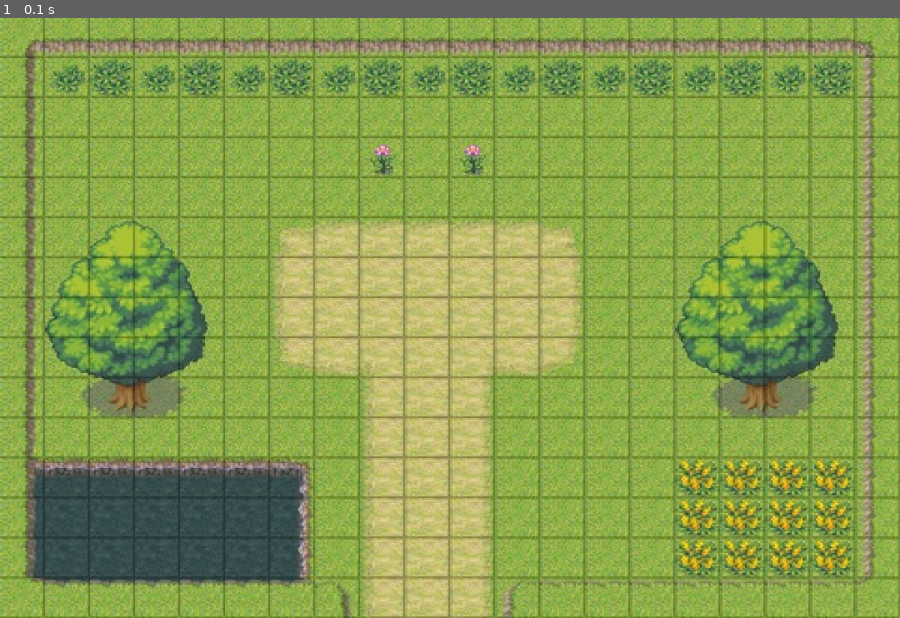
Above: before the commit, frame 1.
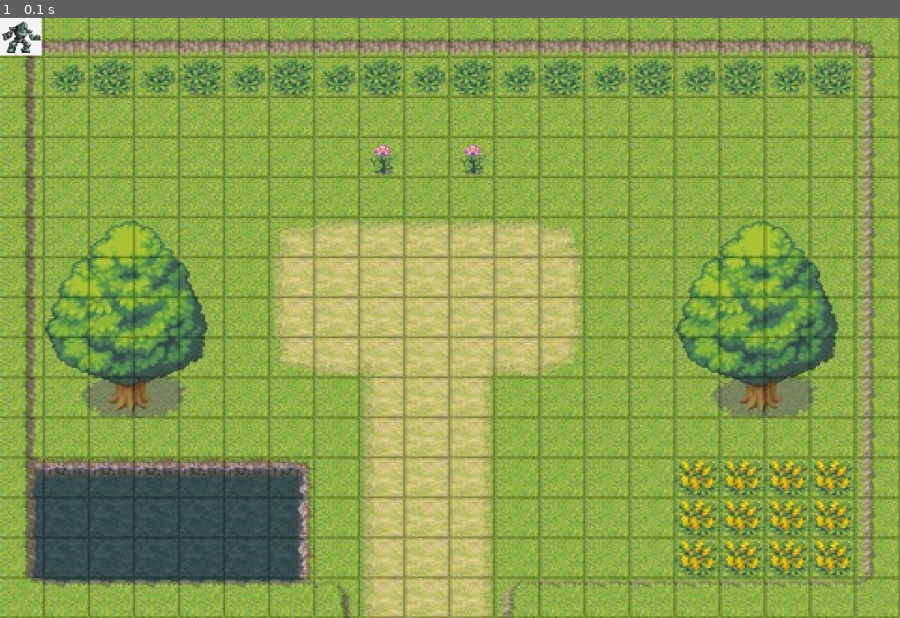
Above: after the commit, the same moment.

Repository: theofow/projet_hackaton
Game: pygame game, started from test_pygame.py
The game is run twice, just before and just after one commit, with the same random seed, the same clock (stepped at 60 frames per second) and the same inputs.
Inputs:
- Up to frame 1 (0.1 s): no input

The runs differ from the first frame. In frame 1, 0.3% of the frame differs, in the area x 0-5%, y 0-7%.

Commit message:
affichage du robot à l'echelle

Diff:
--- a/game_class.py
+++ b/game_class.py
@@ -3,6 +3,7 @@
 #############################################################
 
 from random import randint
+import pygame
 
 
 #############################################################
@@ -33,7 +34,7 @@
 
     def random_pos(self):
         self.x = randint(0,20)
-        self.y = randint(0,20)
+        self.y = randint(0,15)
 
 
 # Battery définit la batterie des robots et diminue avec les déplacement.
@@ -50,13 +51,21 @@
         self.max = 10
         self.content = []
 
+# La Team change le point d'apparition du robot
+
+
 # Robot représente un robot au départ
 
-class Robot:
-    def __init__(self, position=None):
-        self.position = position if position else Position()
+class Robot(pygame.sprite.Sprite):
+    def __init__(self):
+        self.position = Position()
         self.battery = Battery()
         self.stock = Stock()
+        self.image = pygame.transform.scale(pygame.image.load("robot_sprite.png"), (50, 45))
+        self.rect = self.image.get_rect()
+
+
+
 
 # Bank est la classe définissant le score obtenu par les robots
 
@@ -85,4 +94,8 @@
 
 
 # création d'un agent (test)
-agent_1 = Robot()
+
+
+class Game:
+    def __init__(self):
+        self.robot = Robot()
--- a/test_pygame.py
+++ b/test_pygame.py
@@ -1,5 +1,8 @@
 import pygame
+from game_class import *
+
 pygame.init()
+
 
 #génération de la fenêtre
 pygame.display.set_caption("Pojet : ROBOT")
@@ -7,12 +10,23 @@
 background = pygame.image.load("map.jpg")
 background = pygame.transform.scale(background, (1080, 720))
 
+
+
+
+
+game = Game()
+
 running = True
 
 while running :
 
 
     screen.blit(background, (0, 0))
+
+
+    screen.blit(game.robot.image, (0, 0))
+
+
 
     pygame.display.flip()
 
Binary file added: robot_sprite.png
